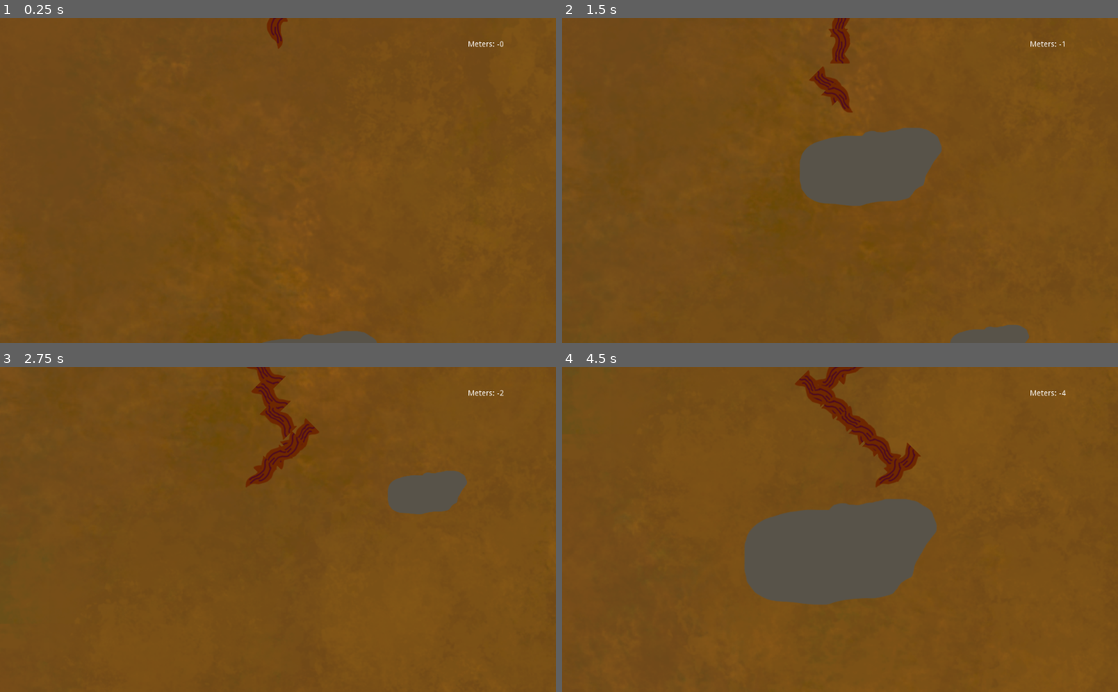
Above: before the commit, frames 1-4 (two rows, left to right).
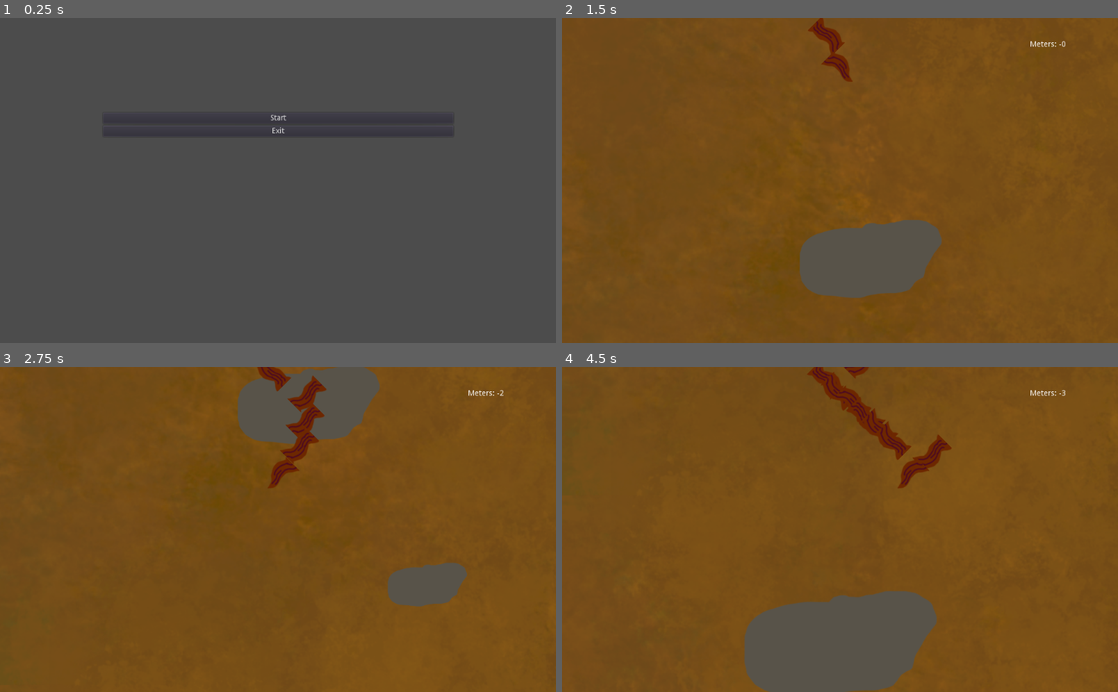
Above: after the commit, the same moments.

Repository: Lycentzia/I-am-Root
Game: Godot game, scene res://scenes/menue.tscn
Two runs of this game, one before a commit and one after it. Both use one fixed random seed, a clock stepped at 60 frames per second and the inputs below. Before the commit the project starts from res://scenes/mainScreen.tscn.
Inputs (mouse positions are in pixels of both pictures, inside the frame that each line leads up to):
- Up to frame 1 (0.25 s): no input
- Up to frame 2 (1.5 s): click (840, 118) at 0.5 s, where only the run after the commit has a clickable "Start"; hold Right (move_right) from 1.28 s (still down)
- Up to frame 3 (2.75 s): release Right (move_right) at 2.03 s; hold Left (move_left) from 2.03 s (still down)
- Up to frame 4 (4.5 s): release Left (move_left) at 2.78 s; hold Right (move_right) 2.78-4.28 s; hold Left (move_left) from 4.28 s (still down)

The runs differ from the first frame. In frame 1, 100% of the frame differs, in the area x 0-100%, y 0-100%; in frame 2, 11%; in frame 3, 8.3%; in frame 4, 20%.

Commit message:
feat: menue

Diff:
--- /dev/null
+++ b/Exit_Button.gd
@@ -0,0 +1,16 @@
+extends Button
+
+
+# Declare member variables here. Examples:
+# var a = 2
+# var b = "text"
+
+
+# Called when the node enters the scene tree for the first time.
+func _ready():
+	pass # Replace with function body.
+
+
+# Called every frame. 'delta' is the elapsed time since the previous frame.
+#func _process(delta):
+#	pass
--- /dev/null
+++ b/Start_Button.gd
@@ -0,0 +1,16 @@
+extends Button
+
+
+# Declare member variables here. Examples:
+# var a = 2
+# var b = "text"
+
+
+# Called when the node enters the scene tree for the first time.
+func _ready():
+	pass # Replace with function body.
+
+
+# Called every frame. 'delta' is the elapsed time since the previous frame.
+#func _process(delta):
+#	pass
--- /dev/null
+++ b/menue.gd
@@ -0,0 +1,24 @@
+extends Control
+
+
+# Declare member variables here. Examples:
+# var a = 2
+# var b = "text"
+
+
+# Called when the node enters the scene tree for the first time.
+func _ready():
+	pass # Replace with function body.
+
+
+# Called every frame. 'delta' is the elapsed time since the previous frame.
+#func _process(delta):
+#	pass
+
+
+func _on_Start_Button_pressed():
+	get_tree().change_scene("res://scenes/mainScreen.tscn")
+
+
+func _on_Exit_Button_pressed():
+	get_tree().quit()
--- a/project.godot
+++ b/project.godot
@@ -11,12 +11,16 @@
 [application]
 
 config/name="I-am-root"
-run/main_scene="res://scenes/mainScreen.tscn"
+run/main_scene="res://scenes/menue.tscn"
 config/icon="res://icon.png"
 
 [display]
 
 window/size/resizable=false
+
+[global]
+
+scen=false
 
 [gui]
 
--- /dev/null
+++ b/scenes/menue.tscn
@@ -0,0 +1,40 @@
+[gd_scene load_steps=3 format=2]
+
+[ext_resource path="res://Exit_Button.gd" type="Script" id=1]
+[ext_resource path="res://menue.gd" type="Script" id=2]
+
+[node name="Menue" type="Control"]
+anchor_left = 0.5
+anchor_top = 0.5
+anchor_right = 0.5
+anchor_bottom = 0.5
+margin_left = -20.0
+margin_top = -20.0
+margin_right = 20.0
+margin_bottom = 20.0
+script = ExtResource( 2 )
+
+[node name="VBoxContainer" type="VBoxContainer" parent="."]
+anchor_left = 0.5
+anchor_top = 0.5
+anchor_right = 0.5
+anchor_bottom = 0.5
+margin_left = -322.0
+margin_top = -125.0
+margin_right = 323.0
+margin_bottom = 181.0
+
+[node name="Start_Button" type="Button" parent="VBoxContainer"]
+margin_right = 645.0
+margin_bottom = 20.0
+text = "Start"
+
+[node name="Exit_Button" type="Button" parent="VBoxContainer"]
+margin_top = 24.0
+margin_right = 645.0
+margin_bottom = 44.0
+text = "Exit"
+script = ExtResource( 1 )
+
+[connection signal="pressed" from="VBoxContainer/Start_Button" to="." method="_on_Start_Button_pressed"]
+[connection signal="pressed" from="VBoxContainer/Exit_Button" to="." method="_on_Exit_Button_pressed"]
